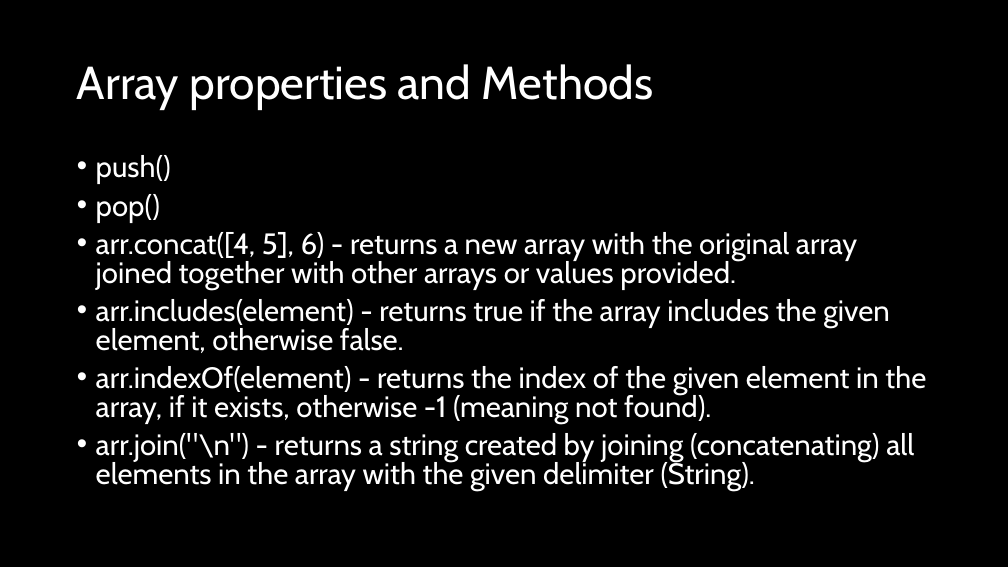
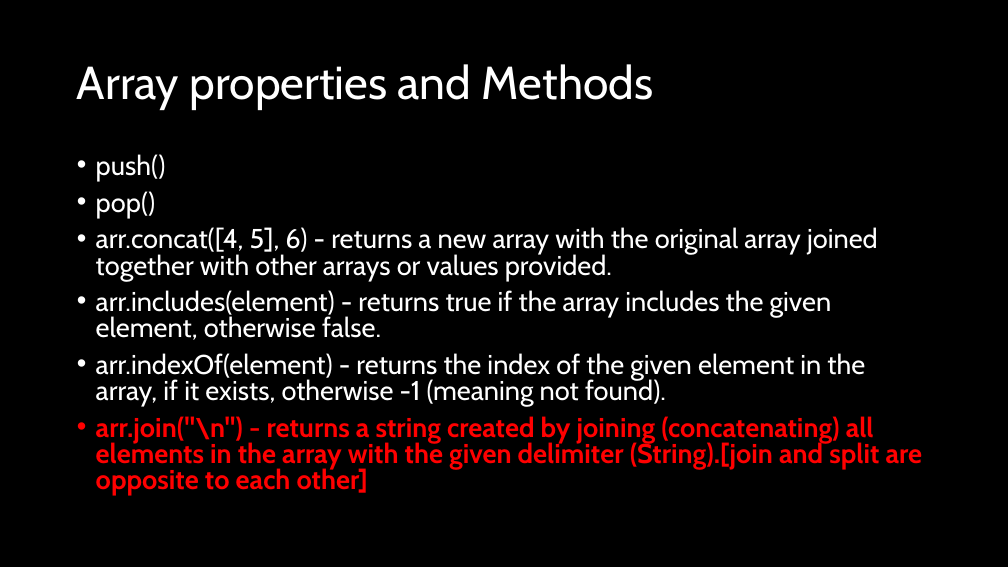
Before and after one commit to natiquekeyin/fall2025, a slide deck: slide 29 of JavaScript/Week3/Week3.pptx. Drawn at 1008x567 pixels with LibreOffice and Linux fonts; fonts in the diff are those of the drawing. Boxes give left, top, right and bottom in pixels: in the first picture for what was removed or moved away, otherwise in the second. Text is boxed around its words. In the diff, an @@ line names an element or a change of style, - is before the commit and + after.

```diff
--- a/JavaScript/Week3/Week3.pptx
+++ b/JavaScript/Week3/Week3.pptx
@@ text at bbox=[96, 154, 878, 406]: size 28 to 25.9 pt in "push()", "pop()", "arr.concat([4, 5], 6) - returns a new ...", "arr.includes(element) - returns true if the array ..." and 1 more places @@
@@ text at bbox=[96, 416, 923, 495]: text changed; size 28 to 25.9 pt; text colour #FFFFFF to #FF0000; bold on @@
-• arr.join("\n") - returns a string created by joining (concatenating) all elements in the array with the given delimiter (String).
+• arr.join("\n") - returns a string created by joining (concatenating) all elements in the array with the given delimiter (String).[join and split are opposite to each other]
```
Also in this commit, not shown: 2 other files.
